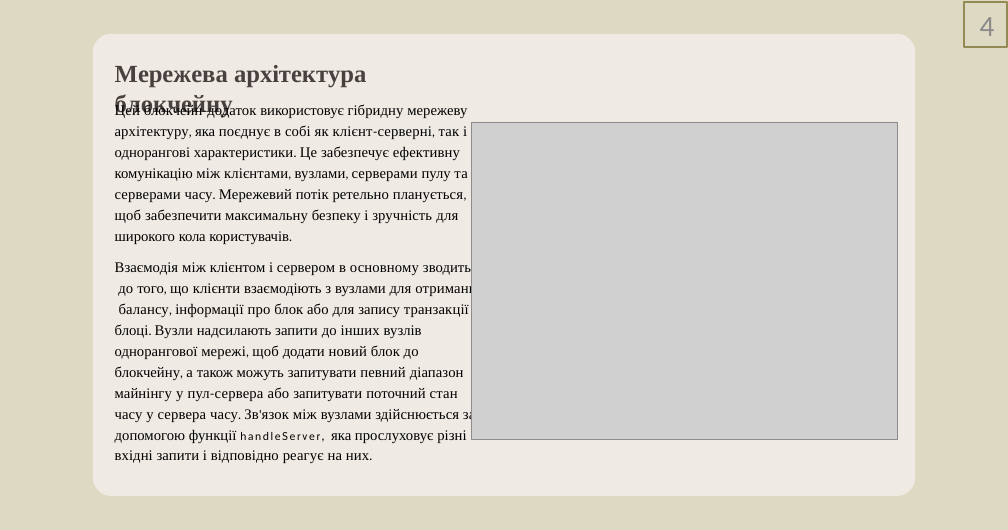
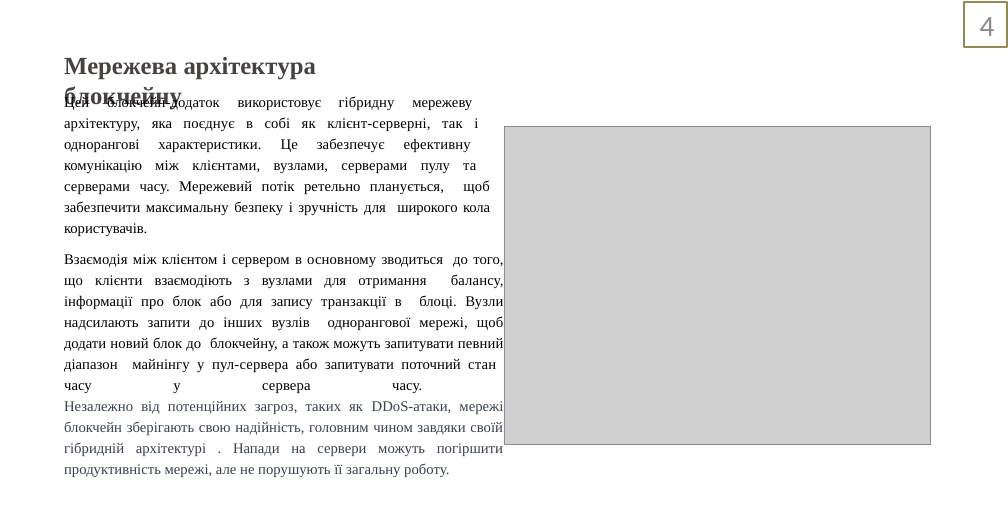
Before and after one commit to Sunr1s/BlockChain, a slide deck: slide 4 of blokchejn-platforma-dlya-avtomatizovanoyi-platizhnoyi-sistemi-zahist-zvitu-z-tehnologichnoyi-praktiki-2023-5-30-16-16-39.pptx. Drawn at 1008x530 pixels with LibreOffice and Linux fonts; fonts in the diff are those of the drawing; grey boxes stand for pictures. Boxes give left, top, right and bottom in pixels: in the first picture for what was removed or moved away, otherwise in the second. Text is boxed around its words. In the diff, an @@ line names an element or a change of style, - is before the commit and + after.

```diff
--- a/blokchejn-platforma-dlya-avtomatizovanoyi-platizhnoyi-sistemi-zahist-zvitu-z-tehnologichnoyi-praktiki-2023-5-30-16-16-39.pptx
+++ b/blokchejn-platforma-dlya-avtomatizovanoyi-platizhnoyi-sistemi-zahist-zvitu-z-tehnologichnoyi-praktiki-2023-5-30-16-16-39.pptx
@@ background #DDD9C3 to #FFFFFF @@
@@ title "Мережева архітектура блокчейну": place and size @@
-title "Мережева архітектура блокчейну" at (115,65,366,117)
+title "Мережева архітектура блокчейну" at (64,57,316,109)
@@ freeform shape removed at (93,34,916,496) @@
@@ text "Цей блокчейн-додаток використовує гібридну мережеву ...": place and size @@
-text "Цей блокчейн-додаток використовує гібридну мережеву ..." at (115,104,484,463)
+text "Цей блокчейн-додаток використовує гібридну мережеву ..." at (64,96,504,477)
@@ text at (64,96,490,236): size 12 to 14 pt, font Lato to Times New Roman in "блокчейн-додаток архітектуру, клієнт-серверні, характеристик ..."; alignment left to justified @@
@@ picture: place and size @@
-picture at (471,122,898,440)
+picture at (504,126,931,445)
@@ text at (64,254,504,477): text changed @@
-Взаємодія між клієнтом і сервером в основному зводиться до того, що клієнти взаємодіють з вузлами для отримання балансу, інформації про блок або для запису транзакції в блоці. Вузли надсилають запити до інших вузлів однорангової мережі, щоб додати новий блок до блокчейну, а також можуть запитувати певний діапазон майнінгу у пул-сервера або запитувати поточний стан часу у сервера часу. Зв'язок між вузлами здійснюється за допомогою функції handleServer, яка прослуховує різні вхідні запити і відповідно реагує на них.
+Взаємодія між клієнтом і сервером в основному зводиться до того, що клієнти взаємодіють з вузлами для отримання балансу, інформації про блок або для запису транзакції в блоці. Вузли надсилають запити до інших вузлів однорангової мережі, щоб додати новий блок до блокчейну, а також можуть запитувати певний діапазон майнінгу у пул-сервера або запитувати поточний стан часу у сервера часу.
+Незалежно від потенційних загроз, таких як DDoS-атаки, мережі блокчейн зберігають свою надійність, головним чином завдяки своїй гібридній архітектурі . Напади на сервери можуть погіршити продуктивність мережі, але не порушують її загальну роботу.
```
Also in this commit, not shown: 6 other slides changed, 1 other file.
